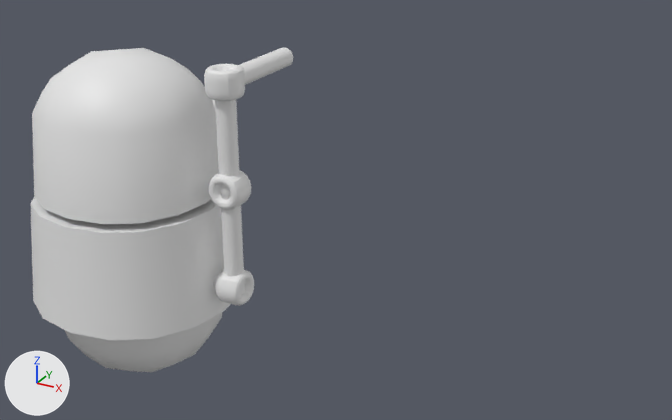
Two versions of the Blender file Assets/Player/Model/Model.blend, one commit apart.
One viewpoint serves both versions: a 50 mm camera at (3.48, -3.85, 3.24) aimed at (1.26, 0.18, 1.22). Arrows for +X, +Y and +Z are at lower left; the lights stay in place.
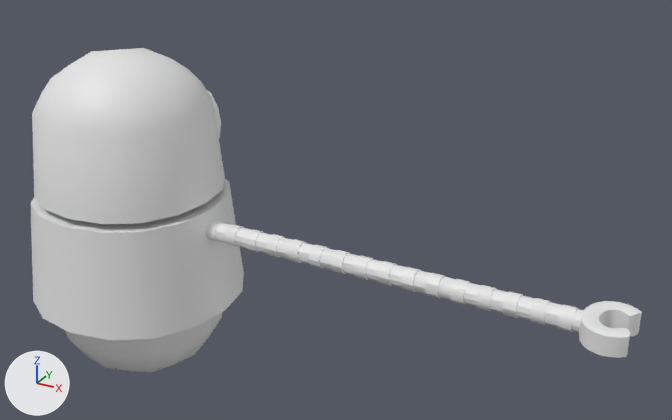
What differs and where, as boxes [x1, y1, x2, y2] in the pictures (672 x 420 px):
'Arm', added
    after: [205, 220, 583, 333]
    faces in mat_material_004 (white #e7e7e7): [205, 220, 578, 332]
    faces in mat_material_005 (white #e7e7e7): [215, 223, 583, 333]
'Grab', added
    after: [579, 301, 642, 358]
'Cube.006', deleted
    before: [215, 100, 240, 199]
'Cube.001', deleted
    before: [221, 193, 245, 295]
'Cube.002', deleted
    before: [204, 64, 245, 101]
'Cube.005', deleted
    before: [209, 170, 251, 209]
'Cube', deleted
    before: [225, 48, 293, 85]
'Cube.003', deleted
    before: [215, 270, 254, 306]

What changed in the scene script:
```text
Add mat_material_005:
    mat_material_005 = principled_material('Material.005')
    mat_material_005.base_color = (0.8, 0.8, 0.8)  # white #e7e7e7
Add mat_material_004:
    mat_material_004 = principled_material('Material.004')
    mat_material_004.base_color = (0.8, 0.8, 0.8)  # white #e7e7e7
Add me_cube_014_1:
    me_cube_014_1.from_pydata(...)  # 62 vertices, 48 faces; spans x -0.058..0.0, y -0.17..0.0, z -0.04..0.202
    me_cube_014_1.polygons.foreach_set('use_smooth', [True] * 48)
Add me_cylinder:
    me_cylinder.from_pydata(...)  # 864 vertices, 852 faces; spans x -0.6..0.6, y -0.6..0.6, z 0.0..24.1
    me_cylinder.polygons.foreach_set('use_smooth', [True] * 852)
    # faces by material slot: [636, 216]
    me_cylinder.materials.append(mat_material_004)  # white #e7e7e7
    me_cylinder.materials.append(mat_material_005)  # white #e7e7e7
Remove ob_cube:
    ob_cube = bpy.data.objects.new('Cube', me_cube_006)
    ob_cube.location = (0.7, 0.0, 1.9)
    _m = ob_cube.modifiers.new('Subdivision', 'SUBSURF')
Remove ob_cube_001:
    ob_cube_001 = bpy.data.objects.new('Cube.001', me_cube_007)
    ob_cube_001.location = (0.7, 0.0, 0.7)
    _m = ob_cube_001.modifiers.new('Subdivision', 'SUBSURF')
Remove ob_cube_002:
    ob_cube_002 = bpy.data.objects.new('Cube.002', me_cube_008)
    ob_cube_002.location = (0.7, 0.0, 1.9)
    ob_cube_002.rotation_euler = (-1.571, 1.571, 0.0)  # degrees (-90, 90, 0)
    _m = ob_cube_002.modifiers.new('Mirror', 'MIRROR')
    _m.use_clip = True
    _m = ob_cube_002.modifiers.new('Subdivision', 'SUBSURF')
Remove ob_cube_003:
    ob_cube_003 = bpy.data.objects.new('Cube.003', me_cube_009)
    ob_cube_003.location = (0.7, 0.0, 0.7)
    _m = ob_cube_003.modifiers.new('Mirror', 'MIRROR')
    _m.use_clip = True
    _m = ob_cube_003.modifiers.new('Subdivision', 'SUBSURF')
Remove ob_cube_005:
    ob_cube_005 = bpy.data.objects.new('Cube.005', me_cube_012)
    ob_cube_005.location = (0.7, 0.0, 1.3)
    ob_cube_005.rotation_euler = (0.0, 0.0, 1.571)  # degrees (0, 0, 90)
    _m = ob_cube_005.modifiers.new('Mirror', 'MIRROR')
    _m.use_clip = True
    _m = ob_cube_005.modifiers.new('Subdivision', 'SUBSURF')
Remove ob_cube_006:
    ob_cube_006 = bpy.data.objects.new('Cube.006', me_cube_013)
    ob_cube_006.location = (0.7, 0.0, 1.3)
    _m = ob_cube_006.modifiers.new('Subdivision', 'SUBSURF')
Add ob_grab:
    ob_grab = bpy.data.objects.new('Grab', me_cube_014_1)
    ob_grab.location = (2.699, 0.0, 1.026)
    ob_grab.rotation_euler = (0.0, 1.571, 0.0)  # degrees (0, 90, 0)
    _m = ob_grab.modifiers.new('Mirror', 'MIRROR')
    _m.use_axis = (True, True, False)
    _m.use_clip = True
Add ob_arm:
    ob_arm = bpy.data.objects.new('Arm', me_cylinder)
    ob_arm.location = (0.285, 0.0, 1.023)
    ob_arm.rotation_euler = (0.0, 1.571, 0.0)  # degrees (0, 90, 0)
    ob_arm.scale = (0.1, 0.1, 0.1)
```
